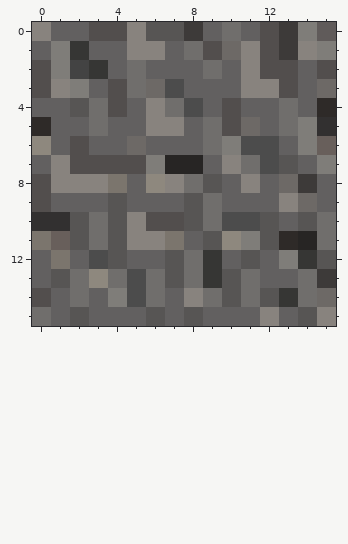
Edited in one commit: pixel-art sprite (textures/blocks/deepslate_bricks.png). Above is the file before it was changed.
The file is 16x16 pixels. Colours within 5 levels of each other are drawn and written as one.
And afterwards:
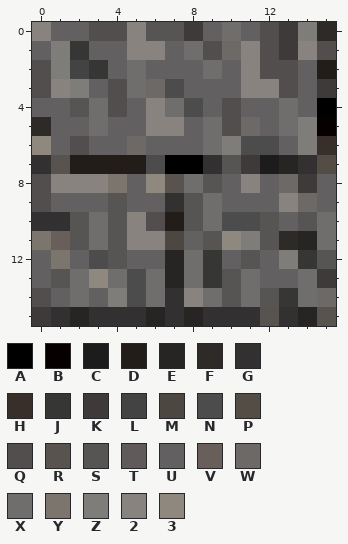
Palette (. is transparent): A #000000  B #070000  C #1c1c1c  D #231d1a  E #272524  F #2e2a28  G #323030  H #382f2b  J #363634  K #3d3a39  L #434343  M #4d4741  N #4c4c4c  P #534d46  Q #524e4d  R #58534e  S #575554  T #605b5a  U #626060  V #685f5b  W #6d6966  X #706e6c  Y #7b756d  Z #7f7d79  2 #88837e  3 #8e887e
The edit:
Colour A replaces colour E in row 7 at x 7 to 8.
Colour A replaces colour F in row 4 at x 15.
Colour B replaces colour G in row 5 at x 15.
Colour C replaces colour N in row 7 at x 12.
Colour D replaces colour Q in row 2 at x 15; in row 7 at x 2 to 5; in row 10 at x 7.
Colour E replaces colour S in row 7 at x 13; in rows 12 to 13 at x 7; in row 15 at x 2, 6, 8 and 14.
Colour F replaces colour T in row 0 at x 15.
Colour G replaces colour U in row 7 at x 0, 9 and 14; in row 9 at x 7; in row 14 at x 7; in row 15 at x 1, 3 to 5, 7, 9 to 11 and 13.
Colour H replaces colour V in row 6 at x 15.
Colour K replaces colour W in row 3 at x 15.
Colour K replaces colour X in row 7 at x 11; in row 15 at x 0.
Colour M replaces colour Y in row 11 at x 7.
Colour N replaces colour Z in row 7 at x 6.
Colour P replaces colour Z in row 7 at x 15.
Colour Q replaces colour Z in row 1 at x 15.
Colour R replaces colour 2 in row 7 at x 1; in row 8 at x 7; in row 15 at x 12 and 15.
Colour S replaces colour 2 in row 7 at x 10.
